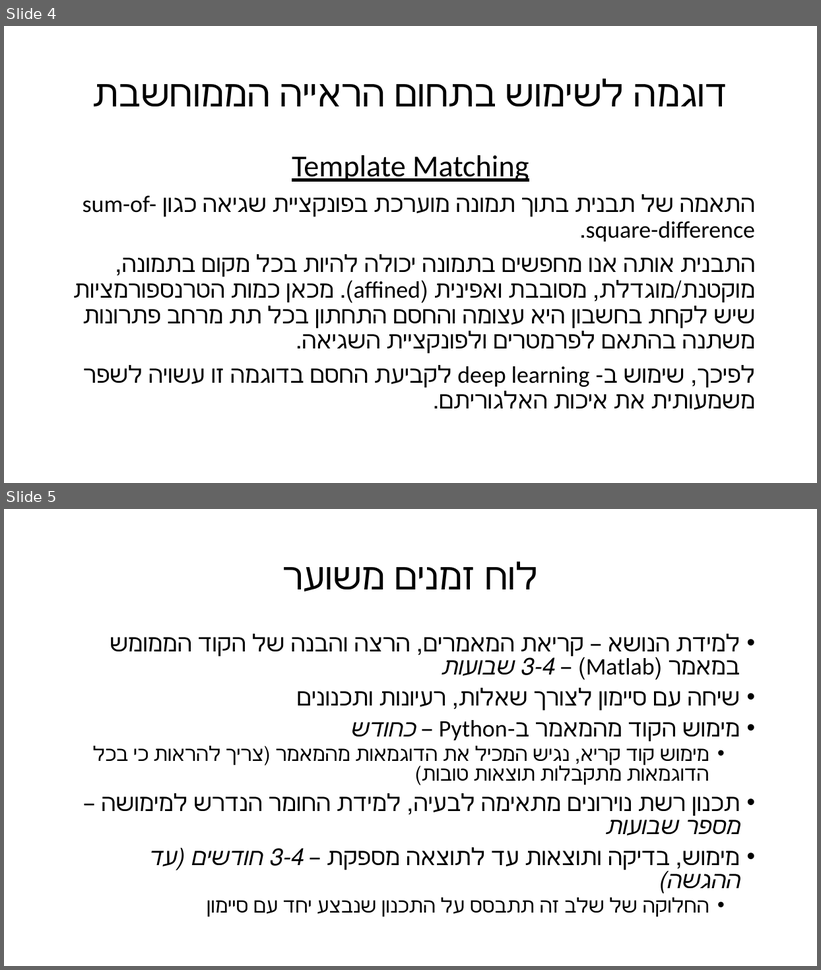
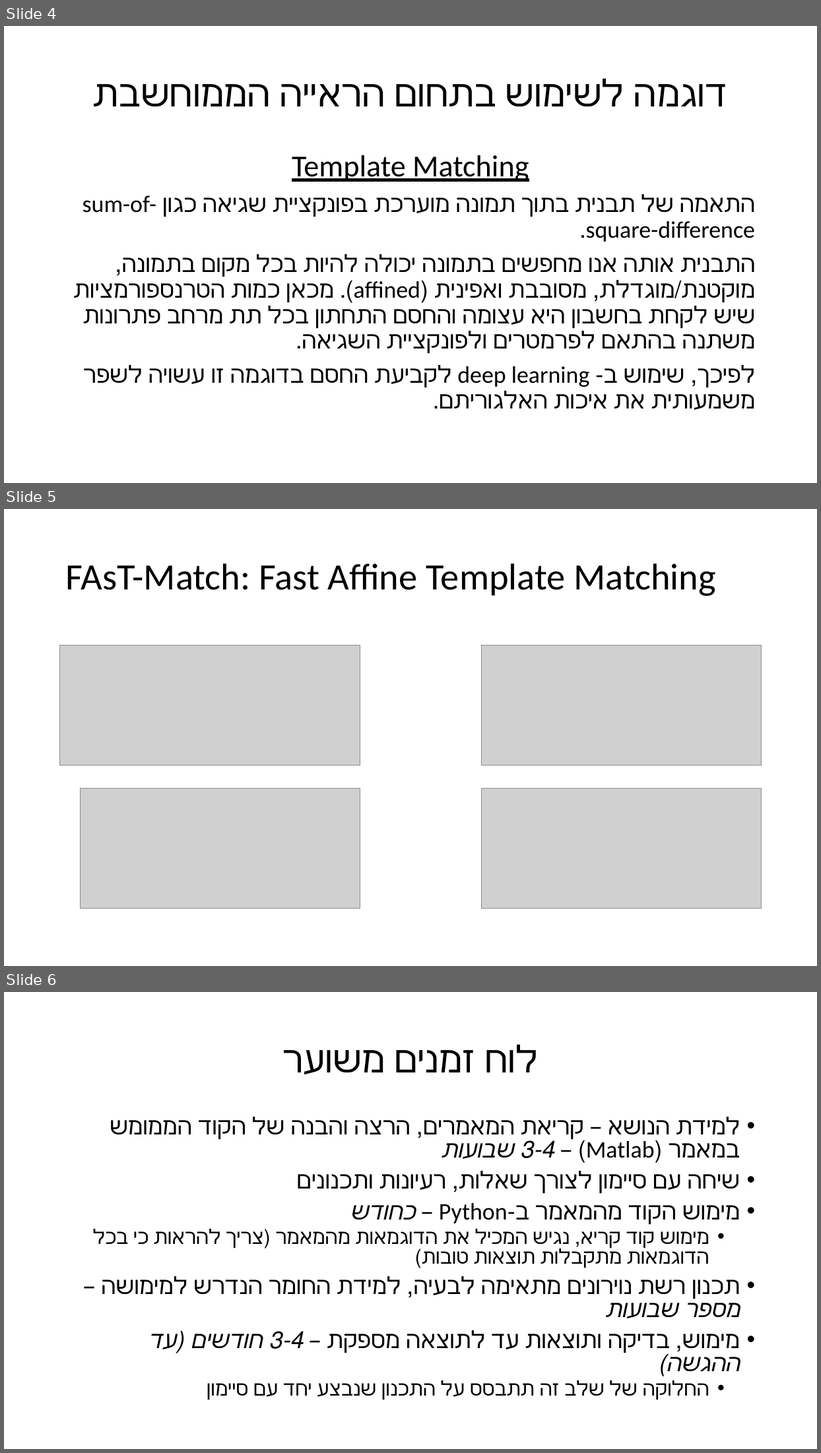
Before and after one commit to Asaf21S/Final-Project, a slide deck: מפגש ראשון.pptx. Shown one above the other, each under a label of ours: slides 4 and 5 before the commit, slides 4, 5 and 6 after it. The pictures are 821x970 and 821x1453 pixels, drawn with LibreOffice and Linux fonts; fonts in the diff are those of the drawing; grey boxes stand for pictures. Boxes give left, top, right and bottom in pixels: in the first picture for what was removed or moved away, otherwise in the second. Text is boxed around its words. In the diff, an @@ line names an element or a change of style, - is before the commit and + after.

Commit message:
added template matching examples

```diff
--- a/מפגש ראשון.pptx
+++ b/מפגש ראשון.pptx
@@ slide 5 added at <box>4,509,817,966</box>, background #FFFFFF @@
@@ title added at <box>66,563,716,596</box>, 44 pt, text #000000 @@
+FAsT-Match: Fast Affine Template Matching
@@ picture added at <box>60,645,360,765</box> @@
@@ picture added at <box>482,645,762,765</box> @@
@@ picture added at <box>81,789,360,909</box> @@
@@ picture added at <box>482,789,762,909</box> @@
@@ what was slide 5 is now slide 6 @@
```
